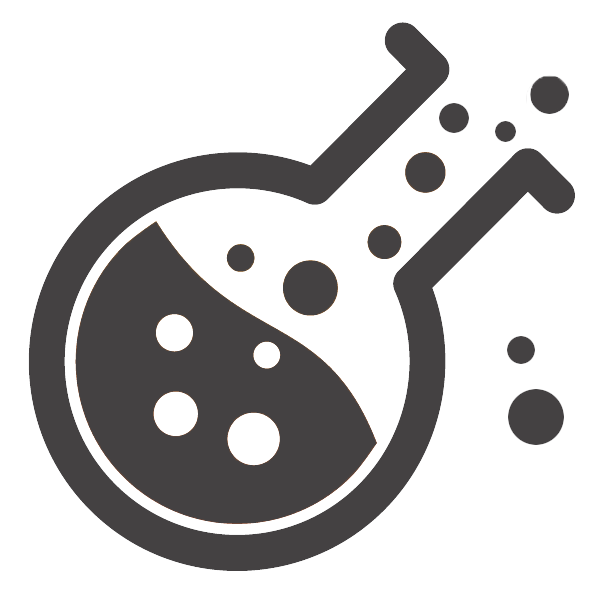
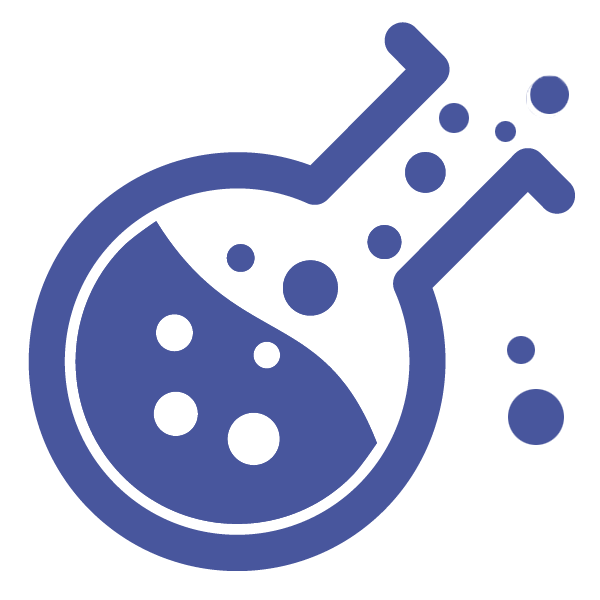
Two versions of the same layered image (600×600). Layer-by-layer changes:
added layer "Relleno de color 1" above "Capa 6" over [28, 22, 575, 571]
showed "Capa 9" over [28, 22, 575, 571]
showed "Capa 2" over [28, 22, 575, 571]